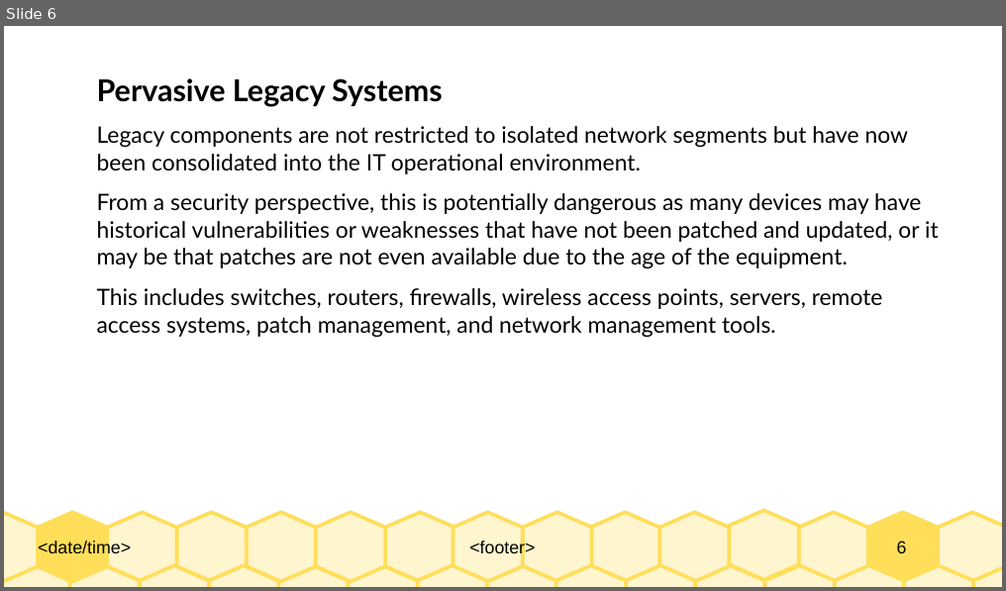
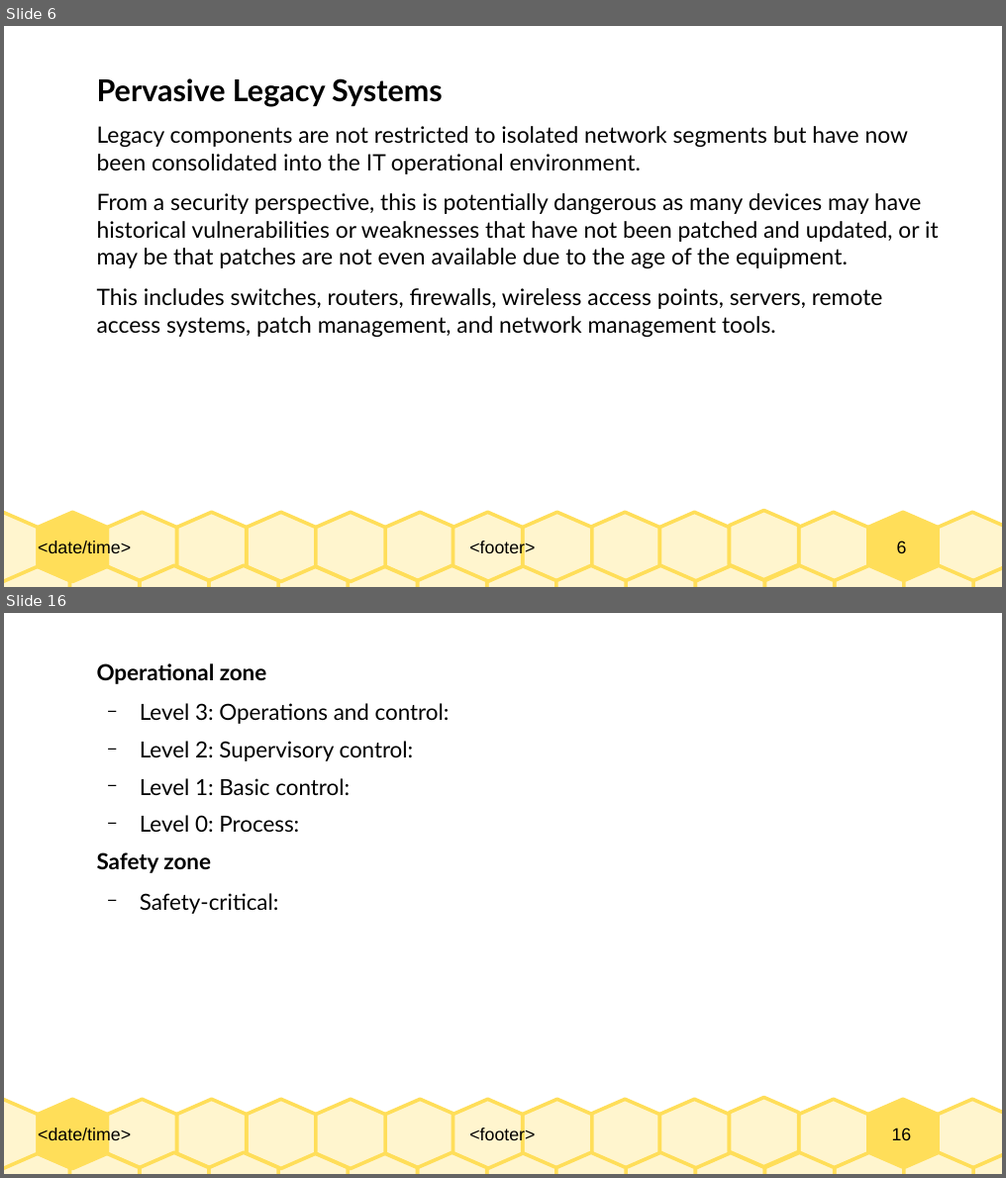
Before and after one commit to Dihfahsih1/Masters-Software-Engineering, a slide deck: yr-sem1/IoT/Chapter-8-slides.odp. Shown one above the other, each under a label of ours: slide 6 before the commit, slides 6 and 16 after it; the slides between them are not shown. The pictures are 1006x591 and 1006x1178 pixels, drawn with LibreOffice and Linux fonts; fonts in the diff are those of the drawing. Boxes give left, top, right and bottom in pixels: in the first picture for what was removed or moved away, otherwise in the second. Text is boxed around its words. In the diff, an @@ line names an element or a change of style, - is before the commit and + after.

```diff
--- a/yr-sem1/IoT/Chapter-8-slides.odp
+++ b/yr-sem1/IoT/Chapter-8-slides.odp
@@ slide 16 added at (4, 613, 1002, 1174), background #FFFFFF; not listed: 33 template elements that a slide beside it also shows @@
@@ text added at (97, 663, 450, 914), 17.7 pt, text #000000 @@
+Operational zone
+  − Level 3: Operations and control:
+  − Level 2: Supervisory control:
+  − Level 1: Basic control:
+  − Level 0: Process:
+Safety zone
+  − Safety-critical:
```
Also in this commit, not shown: 1 slide changed, 8 other slides added.
